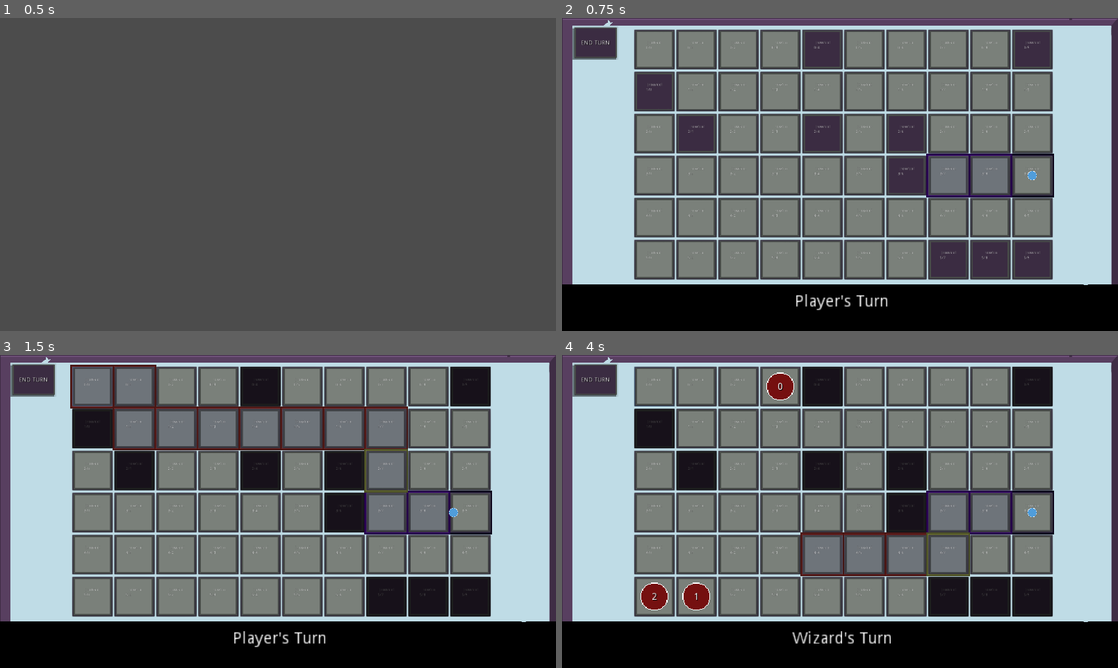
Above: before the commit, frames 1-4 (two rows, left to right).
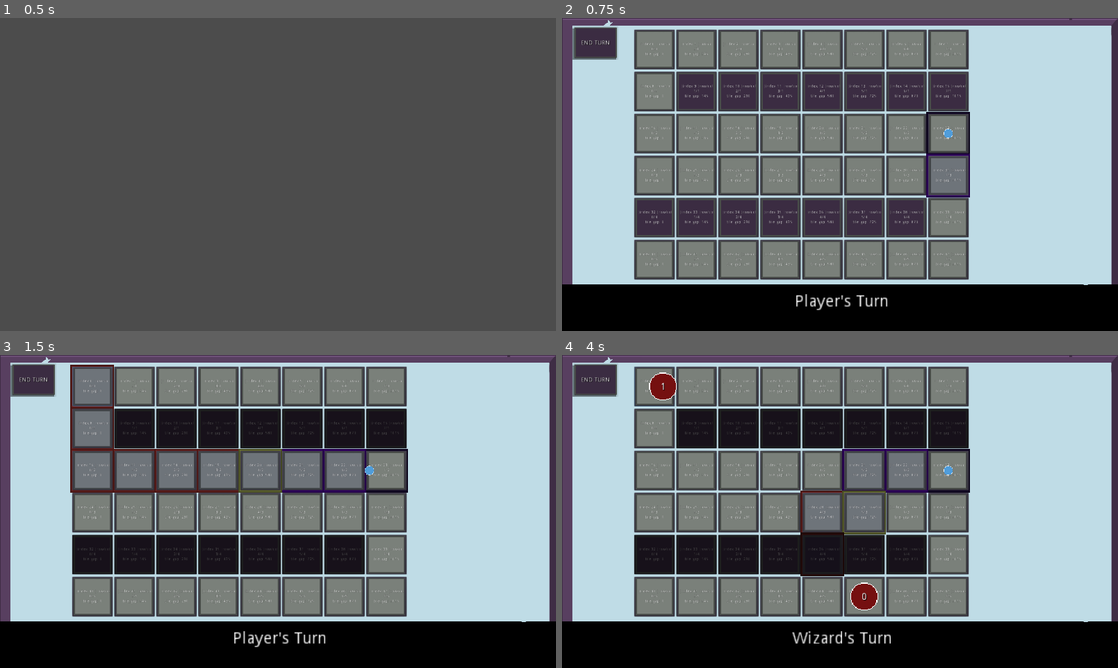
Above: after the commit, the same moments.

Repository: aaronherdzina/grid_rpg
Game: Godot game, scene res://Scenes/MainMenu.tscn
Two runs of this game, one before a commit and one after it. Both use one fixed random seed, a clock stepped at 60 frames per second and the inputs below.
Inputs (mouse positions are in pixels of both pictures, inside the frame that each line leads up to):
- Up to frame 1 (0.5 s): no input
- Up to frame 2 (0.75 s): tap Enter (start) at 0.5 s; move the mouse to (962, 158) at 0.52 s; hold Enter (start) from 0.53 s (still down)
- Up to frame 3 (1.5 s): release Enter (start) at 1.25 s; click (94, 386) at 1.27 s
- Up to frame 4 (4 s): move the mouse to (728, 527) at 2.02 s; hold Backspace (back) 2.03-2.78 s; tap Enter (start) at 2.1, 3.6 s; move the mouse to (895, 442) at 2.77 s; hold Enter (start) 2.78-3.53 s; move the mouse to (812, 574) at 3.52 s

Frame 1 is identical in both runs. In frame 2, 27% of the frame differs, in the area x 13-89%, y 3-84%; in frame 3, 33%; in frame 4, 34%.

Commit message:
feat: updates to allow pre made lvls

Diff:
--- a/Scenes/tile.tscn
+++ b/Scenes/tile.tscn
@@ -22,14 +22,17 @@
 }
 
 [node name="Sprite" type="Sprite" parent="."]
+position = Vector2( 0, -0.176781 )
 texture = ExtResource( 2 )
 
 [node name="debug_info" type="Label" parent="."]
 visible = false
-margin_left = -30.0
-margin_top = -30.0
-margin_right = 30.0
-margin_bottom = 29.0
+margin_left = -69.0
+margin_top = -68.0
+margin_right = 70.0
+margin_bottom = 66.0
+align = 1
+valign = 1
 autowrap = true
 __meta__ = {
 "_edit_use_anchors_": false
--- a/Scripts/enemy.gd
+++ b/Scripts/enemy.gd
@@ -45,7 +45,7 @@
 	# we probably want to do this and just correct though then we have reference to the tile too
 	for p in point_path:
 		for t in l.level_tiles:
-			if p == t.index:
+			if p == t.index and t.can_move:
 				path.append(t)
 				debug_idx_path.append(t.index)
 			if len(path) > move_distance:
--- a/Scripts/level.gd
+++ b/Scripts/level.gd
@@ -1,4 +1,16 @@
 extends Node2D
+
+var test_lvl = {
+	"cols": 6,
+	"rows": 8,
+
+	"tile_list": ["move", "move", "move", "move", "move", "move", "move", "move",
+				"move", "wall", "wall", "wall", "wall", "wall", "wall", "wall",
+				"move", "move", "move", "move", "move", "move", "move", "move",
+				"move", "move", "move", "move", "move", "move", "move", "move",
+				"wall", "wall", "wall", "wall", "wall", "wall", "wall", "move",
+				"move", "move", "move", "move", "move", "move", "move", "move"]
+	}
 
 # debug for pathfinding tests
 
@@ -23,10 +35,24 @@
 	pass
 
 
-func spawn_tiles():
-	randomize()
-	var col = meta.current_level_cols
-	var row = meta.current_level_rows
+
+"""
+set a list of moveable tiles (and non player or anything else we wouldn't want as spawnable tiles) so we can use this to randpmly spawn level_tiles[rand_range(0, len(level_tiles) - 1)]
+"""
+
+
+func spawn_premade_tiles(lvl_obj):
+	""" lvl_obj example:
+	lvl_obj = {
+		tile_list = [],
+		cols = 7,
+		rows = 6
+
+	}
+	"""
+	var col = lvl_obj["cols"]
+	var row = lvl_obj["rows"]
+	var tiles = lvl_obj["tile_list"]
 	#if not starting_tile:
 	#	starting_tile = get_node("starting_tile")
 
@@ -47,22 +73,95 @@
 			level_tiles.append(t)
 			t.index = tile_index
 
-			if main.debug: tile_info += " |row/col " + str(r) + '/' + str(c)
+			if main.debug: tile_info += " |index " + str(tile_index)
 
 			if not starting_tile:
 				starting_tile = t
 				t.position = Vector2(tile_gap * 2.2, tile_gap * .75)
 			else:
 				t.position = Vector2(starting_tile.global_position.x +\
-									(c * tile_gap),\
+									(r * tile_gap),\
 									starting_tile.global_position.y +\
-									(r * tile_gap))
+									(c * tile_gap))
+			if main.debug: tile_info += " |row/col " + str(r) + '/' + str(c) + "\ntile_gap: " + str(tile_gap * r)
 			if main.debug:
 				t.get_node("debug_info").visible = true
 				t.get_node("debug_info").set_text(tile_info)
 
 	print('level_astar ' + str(level_astar))
 	set_tile_neighbors(row, col)
+	var i = 0
+	for t in level_tiles:
+		if i < len(lvl_obj["tile_list"]):
+			var tile_type = lvl_obj["tile_list"][i]
+			t.map_tile_type(tile_type)
+		else:
+			break
+		i += 1
+	spawn_player()
+	for _i in range(0, enms):
+		var timer = Timer.new()
+		timer.set_wait_time(1)
+		timer.set_one_shot(true)
+		get_node("/root").add_child(timer)
+		timer.start()
+		yield(timer, "timeout")
+		timer.queue_free()
+		var count = -1
+		for t in level_tiles:
+			count += 1
+			randomize()
+			if t.can_move:
+				if rand_range(0, 10) >= 9.4 or count >= len(level_tiles) * .99:
+					spawn_enemies(level_astar,  t, level_tiles[col+1])
+					break
+
+
+func spawn_tiles():
+	randomize()
+	var col = meta.current_level_cols
+	var row = meta.current_level_rows
+	#if not starting_tile:
+	#	starting_tile = get_node("starting_tile")
+
+	var tile_index = -1
+
+	level_astar = AStar2D.new()
+	#var res = astar.get_id_path(1, 3) # Returns [1, 2, 3]
+
+	for c in range(0, col):
+		for r in range(0, row):
+			tile_index += 1
+			var t = main.TILE.instance()
+			var tile_map = $tile_container
+			var tile_info = ""
+			get_node("tile_container").add_child(t)
+			t.row = r
+			t.col = c
+			level_tiles.append(t)
+			t.index = tile_index
+
+
+			if not starting_tile:
+				starting_tile = t
+				t.position = Vector2(tile_gap * 2.2, tile_gap * .75)
+			else:
+				t.position = Vector2(starting_tile.global_position.x +\
+									(r * tile_gap),\
+									starting_tile.global_position.y +\
+									(c * tile_gap))
+			if main.debug: tile_info += " |row/col " + str(r) + '/' + str(c) + "tile_gap: " + str(tile_gap * c)
+			if main.debug:
+				t.get_node("debug_info").visible = true
+				t.get_node("debug_info").set_text(tile_info)
+
+	print('level_astar ' + str(level_astar))
+	set_tile_neighbors(row, col)
+	for t in level_tiles:
+		if rand_range(0, 10) >= 8.5:
+			t.map_tile_type("wall")
+		else:
+			t.map_tile_type("")
 	spawn_player()
 	for _i in range(0, enms):
 		var timer = Timer.new()
@@ -128,17 +227,7 @@
 
 func set_tile_neighbors(row, col):
 	for t in level_tiles:
-		if rand_range(0, 10) >= 8:
-			t.can_move = false
-			#connect_astart_path_neightbors(level_astar, t.index, t, row, col, meta.wall_tile_weight)
-			t.get_node("Sprite").set_texture(main.WALL_TILE)
-		elif rand_range(0, 10) >= 9:
-			connect_astart_path_neightbors(level_astar, t.index, t, row, col, meta.unccupied_tile_weight)
-			t.get_node("Sprite").set_texture(main.MOUNTAIN_TILE)
-		else:
-			connect_astart_path_neightbors(level_astar, t.index, t, row, col, meta.unccupied_tile_weight)
-			t.get_node("Sprite").set_texture(main.BASIC_TILE)
-	for t in level_tiles:
+		connect_astart_path_neightbors(level_astar, t.index, t, row, col, meta.unccupied_tile_weight)
 		t.get_tile_neighbors()
 
 
--- a/Scripts/main.gd
+++ b/Scripts/main.gd
@@ -143,7 +143,7 @@
 	if action == "start":
 		var l = LEVEL.instance()
 		get_node("/root").add_child(l)
-		l.spawn_tiles()
+		l.spawn_premade_tiles(l.test_lvl)
 		current_screen = 'battle'
 	elif action == "ui_quit":
 		if not waitToProcessMenuClick:
--- a/Scripts/player.gd
+++ b/Scripts/player.gd
@@ -64,7 +64,7 @@
 
 	for p in point_path:
 		for t in l.level_tiles:
-			if p == t.index:
+			if p == t.index and t.can_move:
 				path.append(t)
 				debug_idx_path.append(t.index)
 				break
--- a/Scripts/tile.gd
+++ b/Scripts/tile.gd
@@ -14,6 +14,8 @@
 var default_background_color = Color(0, 0, 0, 0)
 var too_far_background_color = Color(1, .3, .3, 1)
 var current_tile_background_color = Color(.2, .1, .4, 1)
+
+var custom_weight = null
 ##
 
 # Called when the node enters the scene tree for the first time.
@@ -24,6 +26,26 @@
 # Called every frame. 'delta' is the elapsed time since the previous frame.
 #func _process(delta):
 #	pass
+
+
+func map_tile_type(tile_type):
+	var l = get_node("/root/level")
+	var weight =  meta.unccupied_tile_weight
+	if custom_weight:
+		weight = custom_weight
+
+	# $Sprite.set_texture(main.MOUNTAIN_TILE)
+	if tile_type == "move" or tile_type == "" or not tile_type:
+		l.level_astar.set_point_weight_scale(index, weight)
+		$Sprite.set_texture(main.BASIC_TILE)
+		can_move = true
+	else:
+		if not custom_weight: weight = meta.wall_tile_weight
+		print('wall')
+		l.level_astar.set_point_weight_scale(index, weight)
+		$Sprite.set_texture(main.WALL_TILE)
+		can_move = false
+
 
 func get_tile_neighbors(target=null):
 	var l = get_node("/root/level")
@@ -46,8 +68,8 @@
 			t.modulate = Color(1, 1, 1, 1)
 			if not t.can_move:
 				t.modulate = Color(.4, .4, .4, 1)
-
-	move_to_tile_on_press()
+	if can_move:
+		move_to_tile_on_press()
 
 
 func move_to_tile_on_press():
@@ -78,7 +100,6 @@
 				t.get_node("Sprite").modulate = Color(.9, .9, 1, 1)
 				path.append(t)
 				debug_idx_path.append(t.index)
-
 				if len(path) > player.remaining_move:
 					t.z_index = 1
 					t.get_node("background").modulate = too_far_background_color
